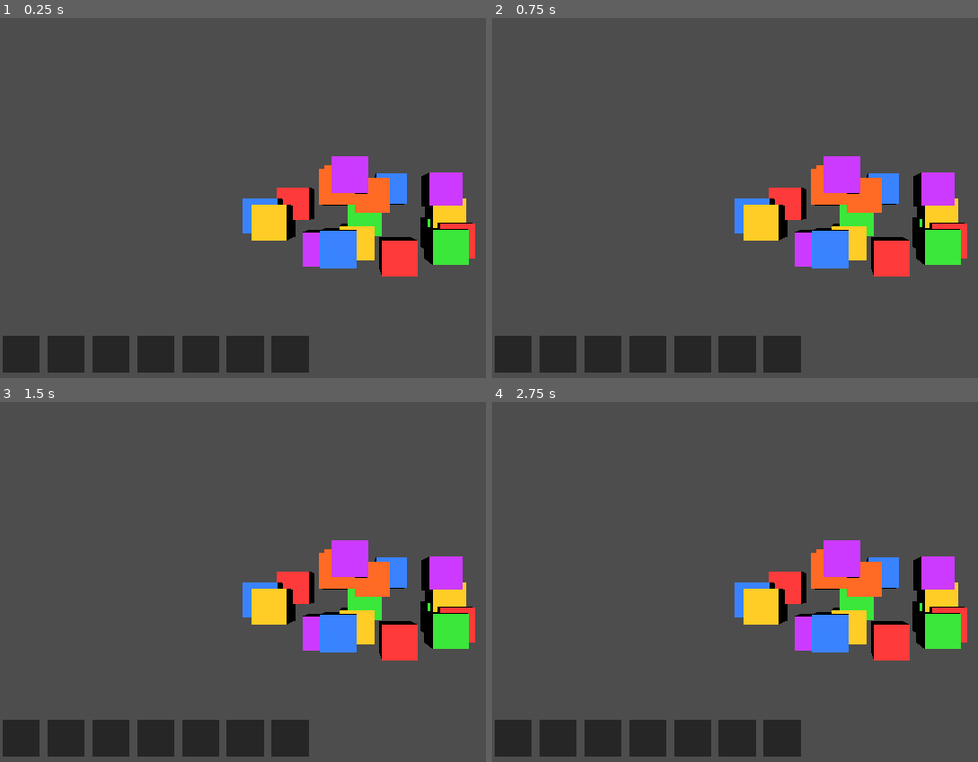
Above: before the commit, frames 1-4 (two rows, left to right).
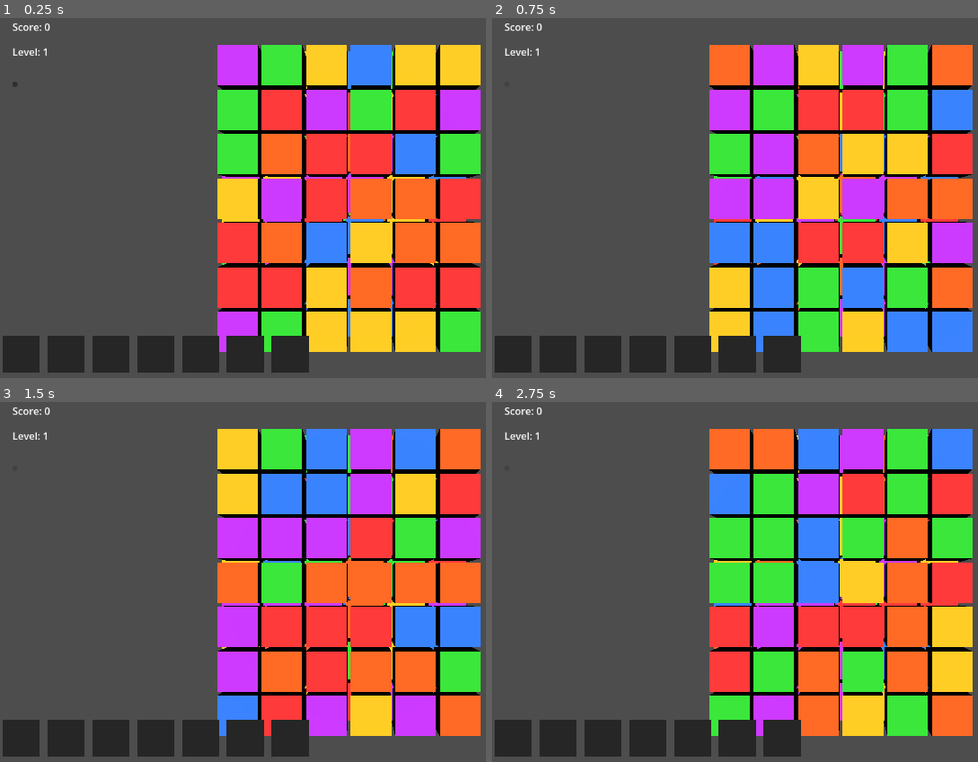
Above: after the commit, the same moments.

Repository: rochanehurst/TripleSort
Game: Godot game, scene res://scenes/core/GameScene.tscn
Two runs of this game, one before a commit and one after it. Both use one fixed random seed, a clock stepped at 60 frames per second and the inputs below.
Inputs (mouse positions are in pixels of both pictures, inside the frame that each line leads up to):
- Up to frame 1 (0.25 s): no input
- Up to frame 2 (0.75 s): click (506, 82) at 0.52 s
- Up to frame 3 (1.5 s): click (14, 466) at 1.27 s
- Up to frame 4 (2.75 s): click (506, 466) at 2.02 s

The runs differ from the first frame. In frame 1, 44% of the frame differs, in the area x 2-99%, y 1-93%; in frame 2, 45%; in frame 3, 44%; in frame 4, 45%.

Commit message:
WIP: grid board before shelf mechanic rewrite

Diff:
--- a/scenes/core/GameScene.tscn
+++ b/scenes/core/GameScene.tscn
@@ -5,6 +5,7 @@
 [ext_resource type="PackedScene" uid="uid://bpiuffeau3g5y" path="res://scenes/core/SlotBar.tscn" id="3_ij4fv"]
 [ext_resource type="PackedScene" uid="uid://d0efv41km3djc" path="res://scenes/core/GameManager.tscn" id="4_0oerv"]
 [ext_resource type="PackedScene" uid="uid://c4c4y53x3sk3s" path="res://scenes/objects/MatchObject.tscn" id="5_bs5yt"]
+[ext_resource type="PackedScene" uid="uid://bvu4oqw00cpae" path="res://scenes/ui/HUD.tscn" id="6_ij4fv"]
 
 [node name="GameScene" type="Node" unique_id=59745199]
 script = ExtResource("1_7b45w")
@@ -15,3 +16,5 @@
 
 [node name="GameManager" parent="." unique_id=707595076 instance=ExtResource("4_0oerv")]
 match_object_scene = ExtResource("5_bs5yt")
+
+[node name="Hud" parent="." unique_id=87750390 instance=ExtResource("6_ij4fv")]
--- /dev/null
+++ b/scenes/ui/HUD.tscn
@@ -0,0 +1,24 @@
+[gd_scene format=3 uid="uid://bvu4oqw00cpae"]
+
+[ext_resource type="Script" uid="uid://ddjkd0m6yfxqv" path="res://scripts/ui/HUD.gd" id="1_kw0id"]
+
+[node name="Hud" type="CanvasLayer" unique_id=87750390]
+script = ExtResource("1_kw0id")
+
+[node name="ScoreLabel" type="Label" parent="." unique_id=27466241]
+offset_left = 20.0
+offset_top = 20.0
+offset_right = 60.0
+offset_bottom = 43.0
+
+[node name="LevelLabel" type="Label" parent="." unique_id=1201476474]
+offset_left = 20.0
+offset_top = 60.0
+offset_right = 60.0
+offset_bottom = 83.0
+
+[node name="RestartButton" type="Button" parent="." unique_id=260461420]
+offset_left = 20.0
+offset_top = 120.0
+offset_right = 28.0
+offset_bottom = 128.0
--- a/scripts/core/Board.gd
+++ b/scripts/core/Board.gd
@@ -1,37 +1,111 @@
 extends Node3D
+
+const COLS: int = 6
+const ROWS: int = 7
+const LAYERS: int = 3
+
+const CELL_SIZE_X: float = 1.1
+const CELL_SIZE_Y: float = 1.1
+const LAYER_OFFSET_X: float = 0.15
+const LAYER_OFFSET_Y: float = 0.15
+const LAYER_OFFSET_Z: float = 0.5
 
 @onready var object_container: Node3D = $ObjectContainer
 @onready var camera: Camera3D = $Camera3D
 
+var _grid: Array = []
 var _active_objects: Array = []
 
 func _ready() -> void:
 	EventBus.match_found.connect(_on_match_found)
 	EventBus.slots_full.connect(_on_slots_full)
+	_init_grid()
 
-func spawn_objects(object_scene: PackedScene, type_ids: Array, count: int) -> void:
-	# Define a fixed color per type so matching is visually clear
+func _init_grid() -> void:
+	_grid.clear()
+	for layer in LAYERS:
+		var layer_data = []
+		for row in ROWS:
+			var row_data = []
+			for col in COLS:
+				row_data.append(null)
+			layer_data.append(row_data)
+		_grid.append(layer_data)
+
+func spawn_objects(object_scene: PackedScene, type_ids: Array) -> void:
 	var type_colors = {
-		"type_a": Color(1, 0.2, 0.2),    # red
-		"type_b": Color(0.2, 0.5, 1),    # blue
-		"type_c": Color(0.2, 0.9, 0.2),  # green
-		"type_d": Color(1, 0.8, 0.1),    # yellow
-		"type_e": Color(1, 0.4, 0.1),    # orange
-		"type_f": Color(0.8, 0.2, 1),    # purple
+		"type_a": Color(1, 0.2, 0.2),
+		"type_b": Color(0.2, 0.5, 1),
+		"type_c": Color(0.2, 0.9, 0.2),
+		"type_d": Color(1, 0.8, 0.1),
+		"type_e": Color(1, 0.4, 0.1),
+		"type_f": Color(0.8, 0.2, 1),
 	}
-	for i in count:
-		var obj = object_scene.instantiate()
-		object_container.add_child(obj)
-		obj.type_id = type_ids[i]
-		obj.position = Vector3(
-			randf_range(-3.0, 3.0),
-			randf_range(-1.5, 1.5),
-			randf_range(-1.0, 0.5)
-		)
-		var mat = StandardMaterial3D.new()
-		mat.albedo_color = type_colors.get(obj.type_id, Color(1, 1, 1))
-		obj.get_node("MeshInstance3D").material_override = mat
-		_active_objects.append(obj)
+	var idx = 0
+	for layer in LAYERS:
+		for row in ROWS:
+			for col in COLS:
+				if idx >= type_ids.size():
+					return
+				var obj = object_scene.instantiate()
+				object_container.add_child(obj)
+				obj.type_id = type_ids[idx]
+				obj.position = _grid_to_world(col, row, layer)
+				var mat = StandardMaterial3D.new()
+				mat.albedo_color = type_colors.get(obj.type_id, Color(1,1,1))
+				obj.get_node("MeshInstance3D").material_override = mat
+				_grid[layer][row][col] = obj
+				_active_objects.append(obj)
+				obj.grid_col = col
+				obj.grid_row = row
+				obj.grid_layer = layer
+				obj.on_removed_callback = _on_object_removed
+				_update_blocked_state(col, row, layer, obj)
+				idx += 1
+
+func _grid_to_world(col: int, row: int, layer: int) -> Vector3:
+	var board_width = COLS * CELL_SIZE_X
+	var board_height = ROWS * CELL_SIZE_Y
+	var x = (col * CELL_SIZE_X) - (board_width / 2.0) + (layer * LAYER_OFFSET_X)
+	var y = -(row * CELL_SIZE_Y) + (board_height / 2.0) - (layer * LAYER_OFFSET_Y)
+	var z = layer * LAYER_OFFSET_Z
+	return Vector3(x, y, z)
+
+func _update_blocked_state(col: int, row: int, layer: int, obj) -> void:
+	if layer == 0:
+		obj.set_blocked(false)
+		return
+	var blocked = _has_front_neighbor(col, row, layer)
+	obj.set_blocked(blocked)
+
+func _has_front_neighbor(col: int, row: int, layer: int) -> bool:
+	for front_layer in range(0, layer):
+		for dc in [-1, 0, 1]:
+			for dr in [-1, 0, 1]:
+				var nc = col + dc
+				var nr = row + dr
+				if nc < 0 or nc >= COLS or nr < 0 or nr >= ROWS:
+					continue
+				if _grid[front_layer][nr][nc] != null:
+					return true
+	return false
+
+func refresh_blocking() -> void:
+	for layer in LAYERS:
+		for row in ROWS:
+			for col in COLS:
+				var obj = _grid[layer][row][col]
+				if obj != null and is_instance_valid(obj):
+					_update_blocked_state(col, row, layer, obj)
+
+func _on_object_removed(col: int, row: int, layer: int) -> void:
+	_grid[layer][row][col] = null
+	refresh_blocking()
+	_active_objects = _active_objects.filter(
+		func(o): return o != null and is_instance_valid(o) and not o.is_collected
+	)
+	if _active_objects.is_empty():
+		EventBus.level_completed.emit()
 
 func _input(event: InputEvent) -> void:
 	if event is InputEventScreenTouch and event.pressed:
@@ -40,20 +114,20 @@
 		_handle_tap(event.position)
 
 func _handle_tap(screen_pos: Vector2) -> void:
+	print("Tap at: ", screen_pos)
 	var from = camera.project_ray_origin(screen_pos)
 	var to = from + camera.project_ray_normal(screen_pos) * 100.0
 	var space = get_world_3d().direct_space_state
 	var query = PhysicsRayQueryParameters3D.create(from, to)
 	var result = space.intersect_ray(query)
+	print("Ray result: ", result)
 	if result and result.collider is StaticBody3D:
 		var obj = result.collider
-		if obj.has_method("on_tapped"):
+		if obj.has_method("on_tapped") and not obj.is_blocked:
 			obj.on_tapped()
 
-func _on_match_found(type_id: String) -> void:
-	_active_objects = _active_objects.filter(func(o): return o != null and not o.is_collected)
-	if _active_objects.is_empty():
-		EventBus.level_completed.emit()
+func _on_match_found(_type_id: String) -> void:
+	pass
 
 func _on_slots_full() -> void:
 	EventBus.level_failed.emit()
@@ -63,3 +137,4 @@
 		if is_instance_valid(obj):
 			obj.queue_free()
 	_active_objects.clear()
+	_init_grid()
--- a/scripts/core/GameManager.gd
+++ b/scripts/core/GameManager.gd
@@ -17,14 +17,16 @@
 	GameState.reset_for_level()
 	_slot_bar.reset()
 	_board.clear_board()
-	# Guarantee 3 of each type = always matchable
+
+	# Build guaranteed-matchable type list for 6x7x3 = 126 slots
+	# 126 / 3 = 42 sets of 3, using 6 types = 7 sets per type
 	var type_ids = []
 	var types = ["type_a", "type_b", "type_c", "type_d", "type_e", "type_f"]
 	for t in types:
-		for i in 3:
+		for i in 21:  # 21 × 3 = 63 per half, but we need 126 total / 6 types = 21 each
 			type_ids.append(t)
 	type_ids.shuffle()
-	_board.spawn_objects(match_object_scene, type_ids, type_ids.size())
+	_board.spawn_objects(match_object_scene, type_ids)
 	EventBus.level_started.emit()
 
 func _on_level_completed() -> void:
--- a/scripts/objects/MatchObject.gd
+++ b/scripts/objects/MatchObject.gd
@@ -1,35 +1,53 @@
 extends StaticBody3D
 
 # === DATA ===
-var type_id: String = ""        # e.g. "seashell", "crab", "bucket"
+var type_id: String = ""
 var is_collected: bool = false
+var is_blocked: bool = false
+
+# === GRID POSITION ===
+var grid_col: int = 0
+var grid_row: int = 0
+var grid_layer: int = 0
+
+# === CALLBACK ===
+var on_removed_callback: Callable
 
 # === NODES ===
 @onready var mesh: MeshInstance3D = $MeshInstance3D
 @onready var anim: AnimationPlayer = $AnimationPlayer
 
-func setup(id: String, mesh_resource: Mesh, material: Material) -> void:
-	type_id = id
-	mesh.mesh = mesh_resource
-	mesh.material_override = material
+func set_blocked(blocked: bool) -> void:
+	is_blocked = blocked
+	# Visual feedback — blocked objects appear darker
+	if mesh.material_override:
+		var mat = mesh.material_override as StandardMaterial3D
+		if mat:
+			mat.albedo_color.a = 0.4 if blocked else 1.0
+			mesh.material_override = mat
 
 func on_tapped() -> void:
-	if is_collected:
+	print("Tapped! is_collected=", is_collected, " is_blocked=", is_blocked)
+	if is_collected or is_blocked:
 		return
 	is_collected = true
 	EventBus.object_tapped.emit(self)
 	_play_collect_animation()
 
 func _play_collect_animation() -> void:
-	# Placeholder — we'll add real animations soon
 	var tween = create_tween()
 	tween.tween_property(self, "scale", Vector3.ZERO, 0.2)\
 		.set_trans(Tween.TRANS_BACK)\
 		.set_ease(Tween.EASE_IN)
-	tween.tween_callback(queue_free)
+	tween.tween_callback(_on_collect_finished)
+
+func _on_collect_finished() -> void:
+	if on_removed_callback.is_valid():
+		on_removed_callback.call(grid_col, grid_row, grid_layer)
+	queue_free()
 
 func highlight(on: bool) -> void:
-	if on:
-		mesh.material_override.emission_enabled = true
-	else:
-		mesh.material_override.emission_enabled = false
+	if mesh.material_override:
+		var mat = mesh.material_override as StandardMaterial3D
+		if mat:
+			mat.emission_enabled = on
--- /dev/null
+++ b/scripts/ui/HUD.gd
@@ -0,0 +1,31 @@
+extends CanvasLayer
+
+@onready var score_label: Label = $ScoreLabel
+@onready var level_label: Label = $LevelLabel
+@onready var restart_button: Button = $RestartButton
+
+func _ready() -> void:
+	EventBus.score_changed.connect(_on_score_changed)
+	EventBus.level_completed.connect(_on_level_completed)
+	EventBus.level_failed.connect(_on_level_failed)
+	restart_button.pressed.connect(_on_restart_pressed)
+	_update_labels()
+
+func _update_labels() -> void:
+	score_label.text = "Score: " + str(GameState.score)
+	level_label.text = "Level: " + str(GameState.current_level)
+
+func _on_score_changed(new_score: int) -> void:
+	score_label.text = "Score: " + str(new_score)
+
+func _on_level_completed() -> void:
+	restart_button.text = "Next Level"
+	restart_button.visible = true
+
+func _on_level_failed() -> void:
+	restart_button.text = "Try Again"
+	restart_button.visible = true
+
+func _on_restart_pressed() -> void:
+	restart_button.visible = false
+	get_tree().reload_current_scene()
Not shown, added: scripts/ui/HUD.gd.uid
